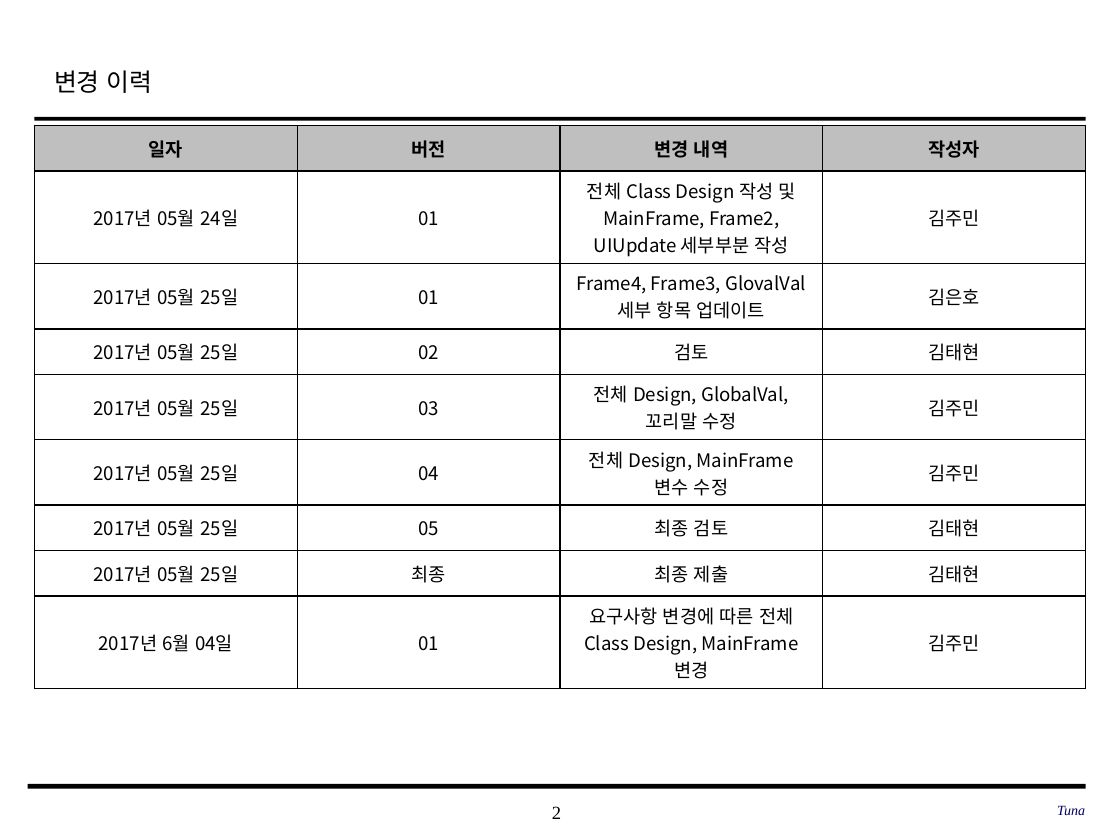
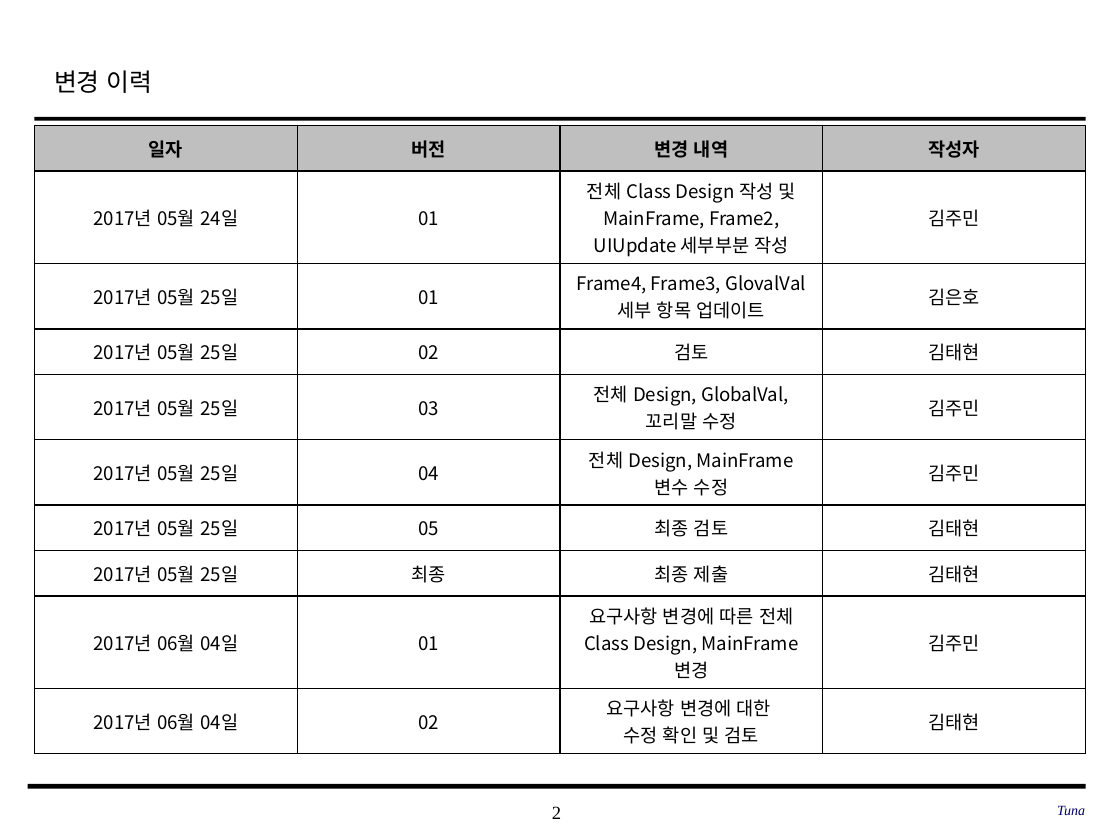
Before and after one commit to SE-admin/SE2017_4_tuna, a slide deck: slide 2 of doc/3_ 설계서/Class Design.pptx. Drawn at 1120x840 pixels with LibreOffice and Linux fonts; fonts in the diff are those of the drawing; background and template pictures are left out. Boxes give left, top, right and bottom in pixels: in the first picture for what was removed or moved away, otherwise in the second. Text is boxed around its words. In the diff, an @@ line names an element or a change of style, - is before the commit and + after.

Commit message:
doc/3_ 설계서/Class Design.pptx 요구사항 변경에 따른 수정 확인 및 검토

```diff
--- a/doc/3_ 설계서/Class Design.pptx
+++ b/doc/3_ 설계서/Class Design.pptx
@@ table at (35,125,1088,748) @@
-row 9: 2017년 6월 04일 | 01 | 요구사항 변경에 따른 전체 Class Design, MainFrame 변경 | 김주민
+row 9: 2017년 06월 04일 | 01 | 요구사항 변경에 따른 전체 Class Design, MainFrame 변경 | 김주민
+row 10: 2017년 06월 04일 | 02 | 요구사항 변경에 대한 / 수정 확인 및 검토 | 김태현
```
Also in this commit, not shown: 7 other slides changed.
